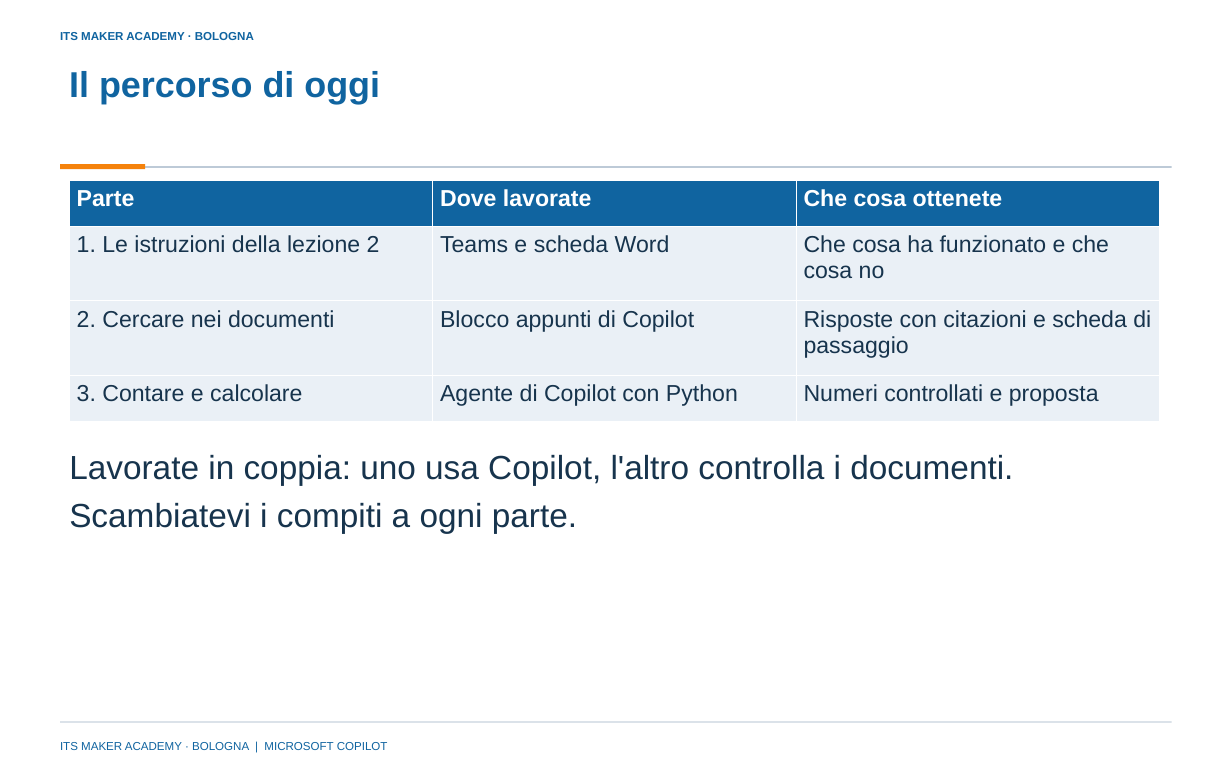
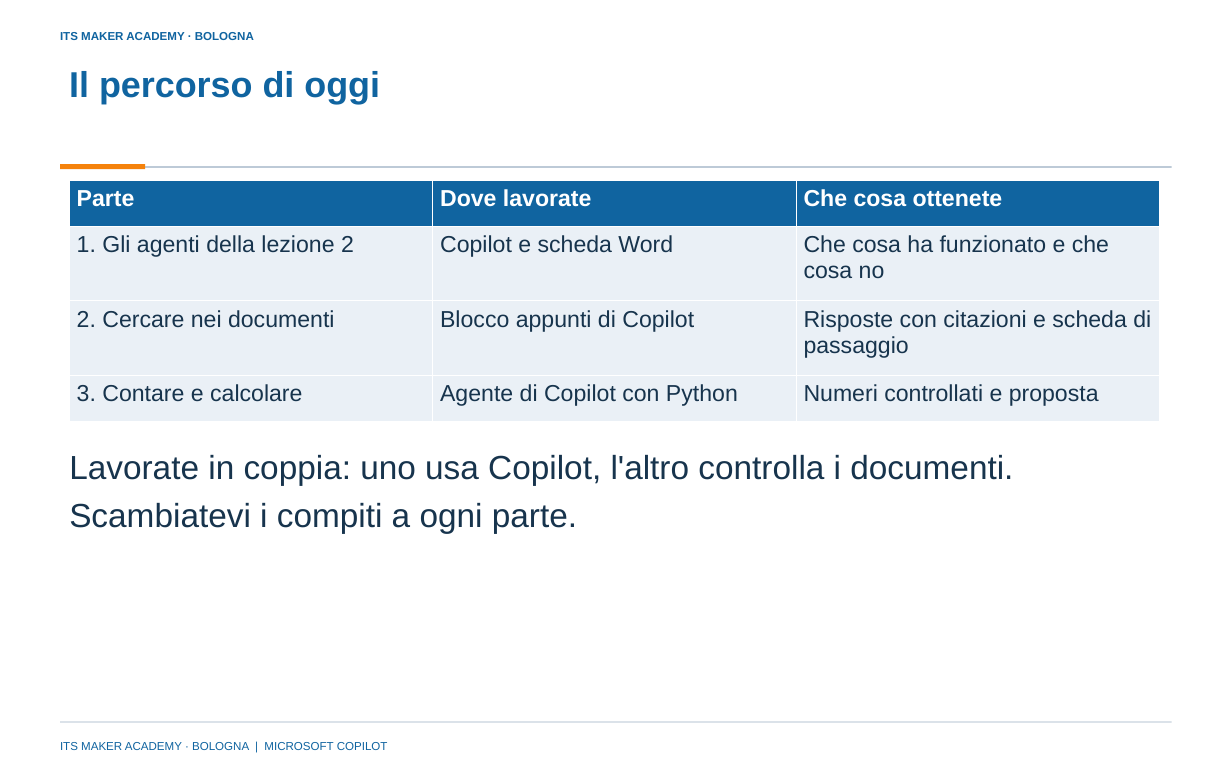
Before and after one commit to franzo9393/ITSCorso_UnslothStudio-Git, a slide deck: slide 3 of lezione 3 - RAG e calcolo deterministico/Lezione3_Blocco_appunti_e_agente_Python_P03_ITS_MAKER.pptx. Drawn at 1232x770 pixels with LibreOffice and Linux fonts; fonts in the diff are those of the drawing; background and template pictures are left out. Boxes give left, top, right and bottom in pixels: in the first picture for what was removed or moved away, otherwise in the second. Text is boxed around its words. In the diff, an @@ line names an element or a change of style, - is before the commit and + after.

Commit message:
Lezione 3: parte 1 sugli agenti creati nella lezione 2; regole di sviluppo in AGENTS.md

```diff
--- a/lezione 3 - RAG e calcolo deterministico/Lezione3_Blocco_appunti_e_agente_Python_P03_ITS_MAKER.pptx
+++ b/lezione 3 - RAG e calcolo deterministico/Lezione3_Blocco_appunti_e_agente_Python_P03_ITS_MAKER.pptx
@@ table at (69, 180, 1159, 421) @@
-row 2, column 1: 1. Le istruzioni della lezione 2
+row 2, column 1: 1. Gli agenti della lezione 2
-row 2, column 2: Teams e scheda Word
+row 2, column 2: Copilot e scheda Word
```
Also in this commit, not shown: 3 other slides changed, 15 other files.
